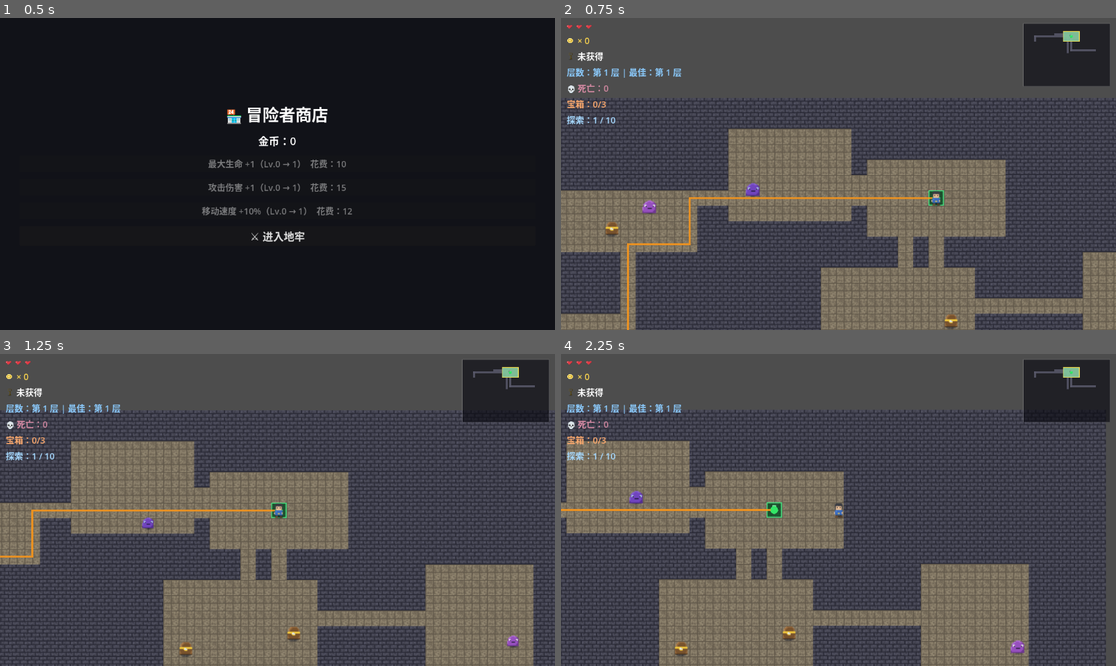
Above: before the commit, frames 1-4 (two rows, left to right).
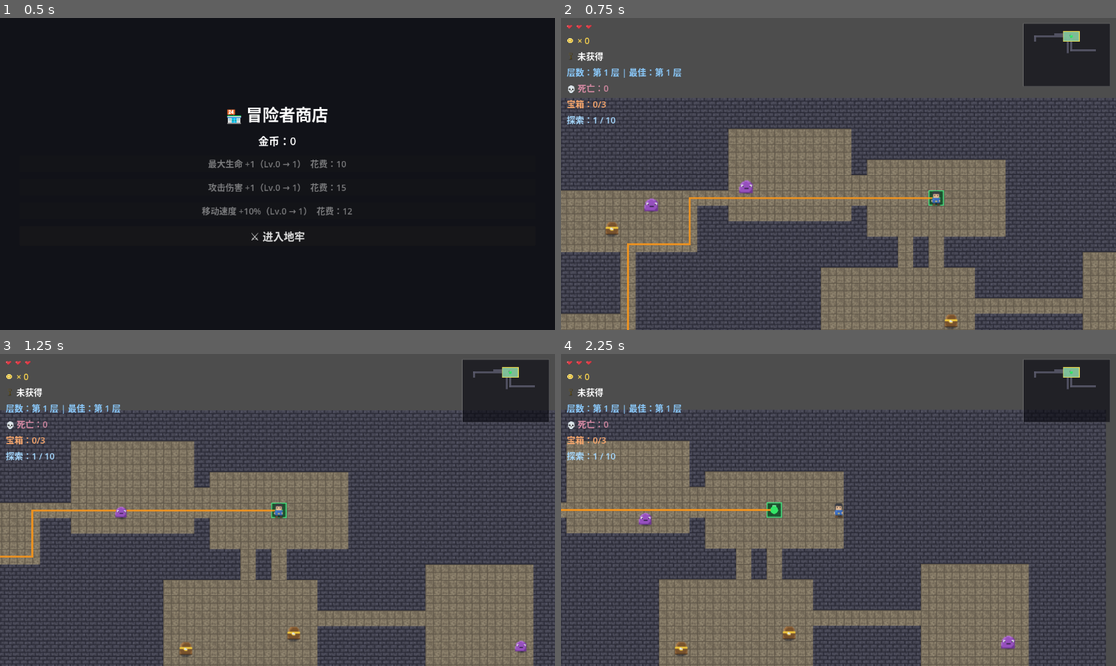
Above: after the commit, the same moments.

Repository: longray/godot_learn
Game: Godot game, scene res://lessons/lesson03_playable/shop.tscn
Same seed, same stepped clock (60 frames per second), same inputs: the game is played once before the commit and once after it.
Inputs (mouse positions are in pixels of both pictures, inside the frame that each line leads up to):
- Up to frame 1 (0.5 s): no input
- Up to frame 2 (0.75 s): click "⚔️ 进入地牢" at 0.5 s
- Up to frame 3 (1.25 s): no input
- Up to frame 4 (2.25 s): tap Enter at 1.25 s; move the mouse to (960, 494) at 1.27 s; hold D (move_right) 1.28-2 s; click (960, 494) at 1.35 s; drag from (727, 525) to (683, 647) at 2.02 s

Frame 1 is identical in both runs. In frame 2, 0.2% of the frame differs, in the area x 14-36%, y 51-63%; in frame 3, 0.3%; in frame 4, 0.3%, in the area x 12-84%, y 43-97%.

Commit message:
feat: 第 12 课——敌人配置流+层数解锁成长+精英贴膜+掉落属性驱动

Diff:
--- a/2d_rpg_dungeon/lessons/lesson03_playable/dungeon_playable.gd
+++ b/2d_rpg_dungeon/lessons/lesson03_playable/dungeon_playable.gd
@@ -79,6 +79,11 @@
 # 第 6 课：掉落参数（死亡掉率 0.7；掉落物中 0.25 是药水、0.75 是金币）
 @export_range(0.0, 1.0) var enemy_drop_chance: float = 0.7
 @export_range(0.0, 1.0) var enemy_potion_chance: float = 0.25
+
+# ---------- 第 12 课：精英怪概率（5% 起步，每层 +2%，上限 25%） ----------
+@export_range(0.0, 1.0) var base_elite_chance: float = 0.05
+@export_range(0.0, 0.1) var elite_chance_per_floor: float = 0.02
+@export_range(0.0, 1.0) var max_elite_chance: float = 0.25
 
 # ---------- 节点 ----------
 
@@ -1054,26 +1059,22 @@
 
 func _spawn_monster_at_cell(cell: Vector2i) -> void:
 	# 第 5 课：实例化巡逻敌人（setup 注入地图引用 + 巡逻路径）
+	# 第 12 课：配置流——Main 决定类型/层数成长/精英，apply_config 一次灌入
 	if enemy_scene != null:
 		var enemy := enemy_scene.instantiate() as CharacterBody2D
 
-		if enemy:
+		if enemy and enemy.has_method("apply_config") and enemy.has_method("setup"):
+			var config := _create_enemy_config()
+
 			add_child(enemy)
 
+			# 类型先行（TYPE_COLOR 配色依赖）→ 定位 → setup（基础模板+个体差异）→ apply_config（最终覆盖）
+			if "enemy_type" in enemy:
+				enemy.enemy_type = str(config.get("name", "normal"))
+
 			enemy.global_position = get_cell_world_position(cell)
-
-			# 作业 3（第 6 课）：加权随机分配类型（60% 普通 / 25% 敏捷 / 15% 坦克）
-			if "enemy_type" in enemy:
-				var roll := rng.randf()
-				if roll < 0.60:
-					enemy.enemy_type = "normal"
-				elif roll < 0.85:
-					enemy.enemy_type = "fast"
-				else:
-					enemy.enemy_type = "tank"
-
-			if enemy.has_method("setup"):
-				enemy.setup(self, _make_patrol_points(cell))
+			enemy.setup(self, _make_patrol_points(cell))
+			enemy.apply_config(config)
 
 			dynamic_entities.append(enemy)
 			return
@@ -1238,35 +1239,148 @@
 	dynamic_entities.erase(entity)
 
 
+# =========================
+# 第 12 课：敌人类型配置流（文档 grunt/runner/brute ≙ 仓库 normal/fast/tank）
+# =========================
+
+func _create_enemy_config() -> Dictionary:
+	# 流水线：类型模板 → 层数成长 → 精英判定（命中再叠强化）
+	var config := _get_enemy_type_config(_pick_enemy_type())
+
+	_apply_floor_scaling(config)
+
+	if rng.randf() < _get_elite_chance():
+		_apply_elite_config(config)
+
+	return config
+
+
+func _pick_enemy_type() -> String:
+	# 按层数解锁（第 1 层只有普通怪——让玩家先学会读威胁，再逐步加新面孔）
+	var pool := ["normal"]
+
+	if floor_number >= 2:
+		pool.append("fast")
+
+	if floor_number >= 3:
+		pool.append("tank")
+
+	return pool[rng.randi_range(0, pool.size() - 1)]
+
+
+func _get_enemy_type_config(type: String) -> Dictionary:
+	# 类型模板（数值承接第 6/7 课平衡：追击倍率 1.15 保全员低于玩家 140 可风筝；
+	# 掉落换算自第 6 课差异化掉率：fast 0.7×0.7≈0.5 / tank 1.45×0.7≈1.0 必掉）
+	match type:
+		"fast":
+			return {
+				"name": "fast",
+				"size_scale": 0.85,
+				"max_health": 1,
+				"speed": 110.0,
+				"contact_damage": 1,
+				"detection_range": 110.0,
+				"lose_range": 170.0,
+				"chase_speed_multiplier": 1.15,
+				"collision_radius": 3.5,
+				"drop_count": 1,
+				"drop_chance_multiplier": 0.7,
+				"potion_chance_bonus": -0.25,
+			}
+		"tank":
+			return {
+				"name": "tank",
+				"size_scale": 1.35,
+				"max_health": 4,
+				"speed": 45.0,
+				"contact_damage": 2,
+				"detection_range": 70.0,
+				"lose_range": 120.0,
+				"chase_speed_multiplier": 1.15,
+				"collision_radius": 5.0,
+				"drop_count": 1,
+				"drop_chance_multiplier": 1.45,
+				"potion_chance_bonus": 0.35,
+			}
+		_:
+			return {
+				"name": "normal",
+				"size_scale": 1.0,
+				"max_health": 2,
+				"speed": 70.0,
+				"contact_damage": 1,
+				"detection_range": 90.0,
+				"lose_range": 150.0,
+				"chase_speed_multiplier": 1.15,
+				"collision_radius": 4.0,
+				"drop_count": 1,
+				"drop_chance_multiplier": 1.0,
+				"potion_chance_bonus": 0.0,
+			}
+
+
+func _apply_floor_scaling(config: Dictionary) -> void:
+	# 层数成长：血 +1/2层、伤 +1/4层（轻微——大头交给商店升级与精英）
+	var bonus_health := int((floor_number - 1) / 2)
+	var bonus_damage := int((floor_number - 1) / 4)
+
+	config["max_health"] = int(config.get("max_health", 1)) + bonus_health
+	config["contact_damage"] = int(config.get("contact_damage", 1)) + bonus_damage
+
+
+func _get_elite_chance() -> float:
+	return clampf(
+		base_elite_chance + elite_chance_per_floor * floor_number,
+		0.0,
+		max_elite_chance
+	)
+
+
+func _apply_elite_config(config: Dictionary) -> void:
+	# 精英贴膜：血 ×3 / 伤 +1 / 速 ×1.1 / 检测 ×1.2 / 更大更金 / 掉落全面强化
+	config["is_elite"] = true
+
+	config["size_scale"] = float(config.get("size_scale", 1.0)) * 1.25
+
+	config["max_health"] = int(config.get("max_health", 1)) * 3
+	config["contact_damage"] = int(config.get("contact_damage", 1)) + 1
+	config["speed"] = float(config.get("speed", 70.0)) * 1.1
+
+	config["detection_range"] = float(config.get("detection_range", 90.0)) * 1.2
+
+	config["drop_count"] = int(config.get("drop_count", 1)) + 1
+	config["drop_chance_multiplier"] = float(config.get("drop_chance_multiplier", 1.0)) * 1.5
+	config["potion_chance_bonus"] = float(config.get("potion_chance_bonus", 0.0)) + 0.15
+
+
 func on_enemy_died(enemy: Node, death_position: Vector2) -> void:
 	# 敌人死亡：移出清单 + 运行期掉落判定（rng 消耗在 generate 重置种子后，不影响复现）
 	remove_dynamic_entity(enemy)
 
-	# 作业 4（第 6 课）：差异化掉落——按敌人类型决定掉率与掉落表
-	var drop_chance := enemy_drop_chance
-	var potion_chance := enemy_potion_chance
-
-	var etype: String = enemy.get("enemy_type") if "enemy_type" in enemy else "normal"
-	match etype:
-		"fast":
-			# 敏捷怪：掉率低但必掉金币（跑得快击杀难，奖励集中）
-			drop_chance = 0.5
-			potion_chance = 0.0
-		"tank":
-			# 坦克怪：必掉且高概率药水（硬仗厚奖）
-			drop_chance = 1.0
-			potion_chance = 0.6
-
-	if rng.randf() < drop_chance:
-		_spawn_drop_at_position(death_position, potion_chance)
-
-
-func _spawn_drop_at_position(world_position: Vector2, potion_chance: float = -1.0) -> void:
-	# potion_chance < 0 时用全局默认（保持文档版调用兼容）
-	if potion_chance < 0.0:
-		potion_chance = enemy_potion_chance
-
+	# 第 12 课：掉落由敌人属性驱动（类型模板 + 精英强化已折算进这三个字段）
+	var chance_multiplier: float = enemy.get("drop_chance_multiplier") if "drop_chance_multiplier" in enemy else 1.0
+	var drop_chance := clampf(enemy_drop_chance * chance_multiplier, 0.0, 1.0)
+
+	if rng.randf() >= drop_chance:
+		return
+
+	var amount: int = maxi(1, int(enemy.get("drop_count")) if "drop_count" in enemy else 1)
+	var potion_bonus: float = enemy.get("potion_chance_bonus") if "potion_chance_bonus" in enemy else 0.0
+
+	for i in amount:
+		var offset := Vector2(
+			rng.randf_range(-8.0, 8.0),
+			rng.randf_range(-8.0, 8.0)
+		)
+
+		_spawn_drop_at_position(death_position + offset, potion_bonus)
+
+
+func _spawn_drop_at_position(world_position: Vector2, potion_bonus: float = 0.0) -> void:
+	# 第 12 课：药水概率 = 全局基准 + 敌人加成（fast 负加成 → 永远金币；tank/精英 → 高药水率）
 	var drop_type := "gold"
+
+	var potion_chance := clampf(enemy_potion_chance + potion_bonus, 0.0, 1.0)
 
 	if rng.randf() < potion_chance:
 		drop_type = "potion"
--- a/2d_rpg_dungeon/lessons/lesson03_playable/enemy.gd
+++ b/2d_rpg_dungeon/lessons/lesson03_playable/enemy.gd
@@ -36,7 +36,19 @@
 @export var max_health: int = 2
 
 # 作业 3（第 6 课）：敌人类型（normal/fast/tank——setup 时按类型重塑属性与配色）
+# 第 12 课：Main 配置流经 apply_config 最终覆盖（文档的 grunt/runner/brute ≙ 本仓库命名）
 @export var enemy_type: String = "normal"
+
+# 第 12 课：精英标记（任何类型的强化贴膜——金色 lerp + 体型 ×1.25 + 属性强化）
+var is_elite: bool = false
+
+# 第 12 课：体型系数（呼吸动画每帧重写 sprite.scale——本系数乘进动画，见 _process）
+var size_scale: float = 1.0
+
+# 第 12 课：掉落属性（Main 的 on_enemy_died 消费——差异化掉落由数据驱动）
+var drop_count: int = 1
+var drop_chance_multiplier: float = 1.0
+var potion_chance_bonus: float = 0.0
 
 # 类型配色（Sprite2D modulate 基色；受击/追击时在此基础上叠加）
 const TYPE_COLOR := {
@@ -143,11 +155,15 @@
 
 	_t += delta * rate
 	var s := 1.0 + amp * sin(_t * 3.0)
-	sprite.scale = Vector2(s, s)
+	# 第 12 课：体型系数乘进呼吸动画（精英 ×1.25——直接设 scale 会被本行每帧覆盖）
+	sprite.scale = Vector2(s, s) * size_scale
 
 	# modulate 四态协调（作业 1：状态可视化——受击红 > 追击粉 > 返回蓝 > 类型基色）
 	# 踩坑：不能在受击回调里直接赋 modulate——本函数每帧覆盖会立刻冲掉闪烁
 	var base_color: Color = TYPE_COLOR.get(enemy_type, Color.WHITE)
+	# 第 12 课：精英金色渗染（45% 向金色 lerp——四态变色逻辑不变，只改基色）
+	if is_elite:
+		base_color = base_color.lerp(Color(1.0, 0.85, 0.3), 0.45)
 	if _flash_t > 0.0:
 		_flash_t -= delta
 		sprite.modulate = Color(1.0, 0.35, 0.35)
@@ -205,6 +221,40 @@
 	chase_speed = speed * chase_speed_multiplier
 
 	_look_cool = randf_range(1.0, 2.5)
+
+
+func apply_config(config: Dictionary) -> void:
+	# 第 12 课：Main 配置流最终覆盖——在 setup（基础模板 + 个体差异）之后调用，
+	# 拥有最后决定权（层数成长 / 精英强化都已折算进 config）
+	enemy_type = str(config.get("name", enemy_type))
+	is_elite = bool(config.get("is_elite", false))
+
+	max_health = int(config.get("max_health", max_health))
+	health = max_health
+
+	speed = float(config.get("speed", speed))
+	contact_damage = int(config.get("contact_damage", contact_damage))
+
+	detection_range = float(config.get("detection_range", detection_range))
+	lose_range = float(config.get("lose_range", lose_range))
+	chase_speed_multiplier = float(config.get("chase_speed_multiplier", chase_speed_multiplier))
+
+	collision_radius = float(config.get("collision_radius", collision_radius))
+
+	drop_count = int(config.get("drop_count", drop_count))
+	drop_chance_multiplier = float(config.get("drop_chance_multiplier", drop_chance_multiplier))
+	potion_chance_bonus = float(config.get("potion_chance_bonus", potion_chance_bonus))
+
+	# 体型（Main 侧精英已 ×1.25 折算进 size_scale；呼吸动画每帧乘用它）
+	size_scale = float(config.get("size_scale", 1.0))
+
+	# 精英碰撞体微放大（上限 6：16px 走廊不卡死——文档问题 5 的预防）
+	if is_elite:
+		collision_radius = minf(collision_radius * 1.15, 6.0)
+
+	# setup 的个体差异已被上面覆盖——按最终速度重掷（运行期随机源，保持群体不齐步）
+	speed *= randf_range(0.85, 1.15)
+	chase_speed = speed * chase_speed_multiplier
 
 	# 第 7 课：AI 状态复位
 	state = EnemyState.PATROL
Not shown, added: doc/eli5/eli5-lesson12-enemy-types.html
